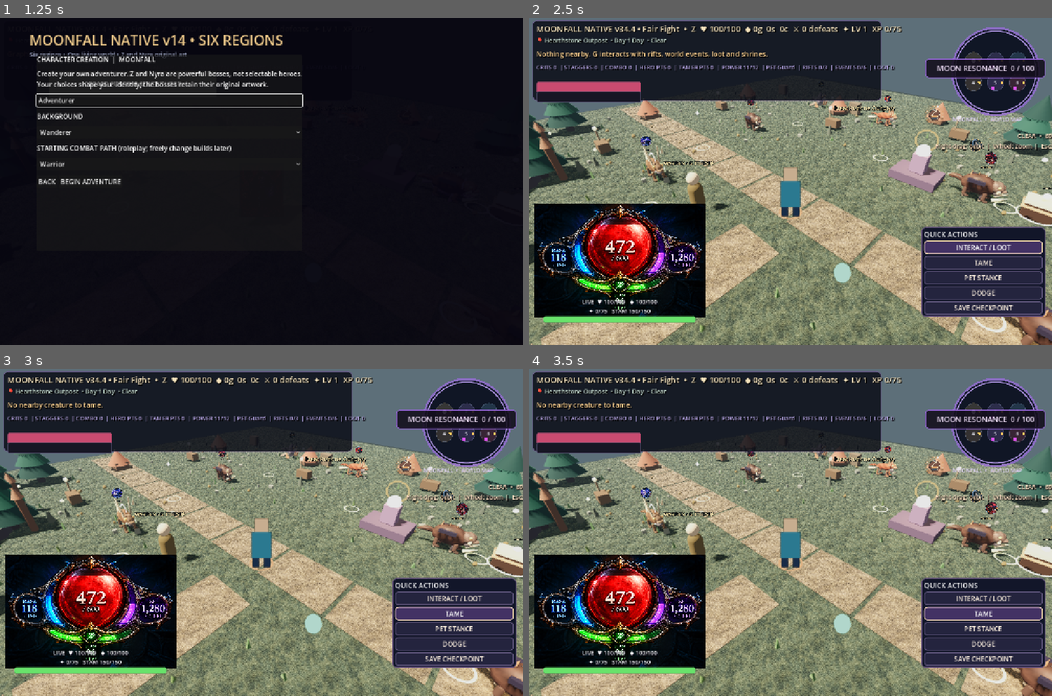
Above: before the commit, frames 1-4 (two rows, left to right).
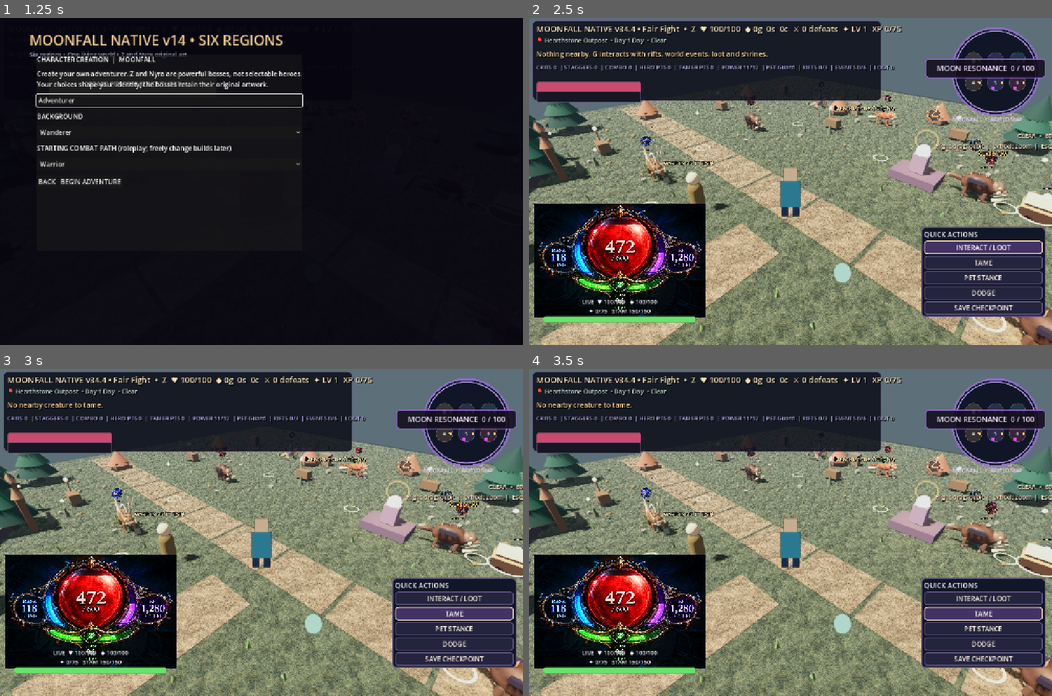
Above: after the commit, the same moments.

Repository: ericgantor-cyber/Moonfall
Game: Godot game, scene res://scenes/main.tscn
Same seed, same stepped clock (60 frames per second), same inputs: the game is played once before the commit and once after it.
Inputs:
- Up to frame 1 (1.25 s): click "CREATE CUSTOM ADVENTURER" at 0.5 s
- Up to frame 2 (2.5 s): click "BEGIN ADVENTURE" at 1.25 s; click "INTERACT / LOOT" at 2 s
- Up to frame 3 (3 s): click "TAME" at 2.75 s
- Up to frame 4 (3.5 s): no input

Frame 1 is identical in both runs. In frame 2, less than 0.1% of the frame differs, in the area x 86-92%, y 40-43%; in frame 3, less than 0.1%; in frame 4, nothing differs.

Commit message:
Add accessible skip-animation shortcut to celestial Wait

Diff:
--- a/godot-v38/scripts/native_v11.gd
+++ b/godot-v38/scripts/native_v11.gd
@@ -1421,7 +1421,7 @@
   if not wait_open and not wait_transition_active:return
   if wait_transition_active:
    # The animation is informational; keep buttons hidden while it runs.
-   wait_label.text="TIME PASSING...  Day %d  %s  %s\nPlease wait for the celestial clock." % [world_day,_wait_clock_text(world_clock),_day_phase()]
+   wait_label.text="TIME PASSING...  Day %d  %s  %s\nSpace or Enter: finish transition" % [world_day,_wait_clock_text(world_clock),_day_phase()]
    if is_instance_valid(wait_clock_bar):wait_clock_bar.value=fposmod(world_clock,DAY_LENGTH_SECONDS)/DAY_LENGTH_SECONDS*24.0
    if is_instance_valid(wait_clock_art):
     wait_clock_art.text="✦   ☀  ━━━  ◯  ━━━  ✧   ✦" if _day_phase()=="Day" or _day_phase()=="Dawn" else "✦   ☾  ━━━  ◯  ━━━  ✧   ✦"
@@ -1448,6 +1448,10 @@
   wait_transition_active=true
  wait_open=false
  _set_wait_display()
+
+func _skip_wait_animation() -> void:
+ if not wait_transition_active:return
+ _animate_wait(WAIT_TRANSITION_DURATION)
 
 func _animate_wait(delta:float) -> void:
  if not wait_transition_active:return
@@ -1485,6 +1489,7 @@
   get_viewport().set_input_as_handled()
   return
  if wait_transition_active:
+  if event.keycode in [KEY_SPACE,KEY_ENTER,KEY_KP_ENTER]:_skip_wait_animation()
   get_viewport().set_input_as_handled()
   return
  if event.keycode in [KEY_ESCAPE,KEY_F10]:
